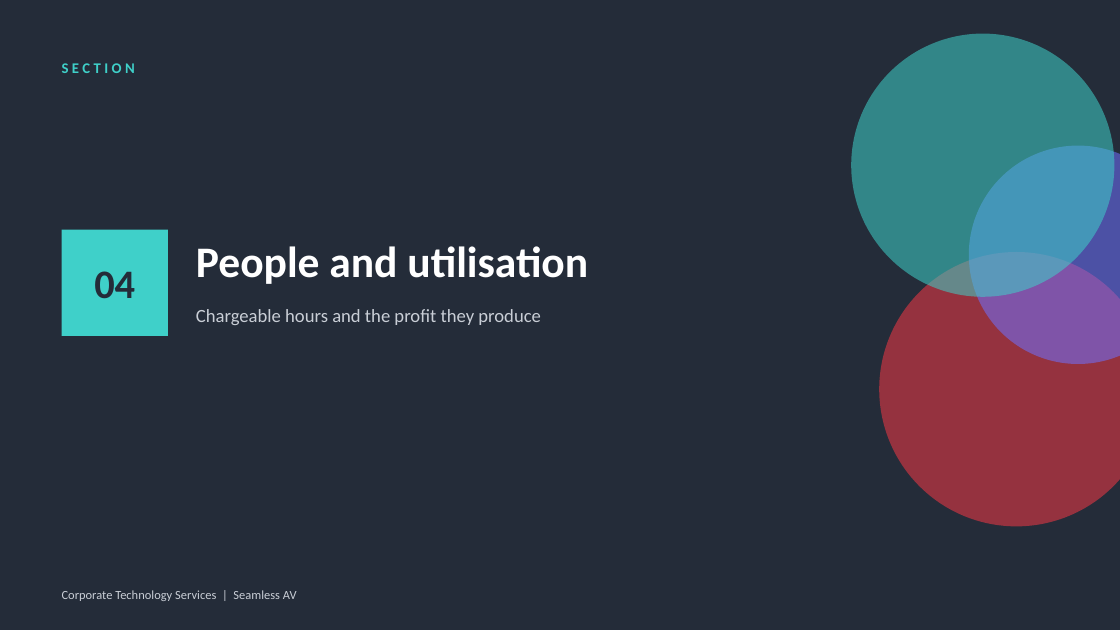
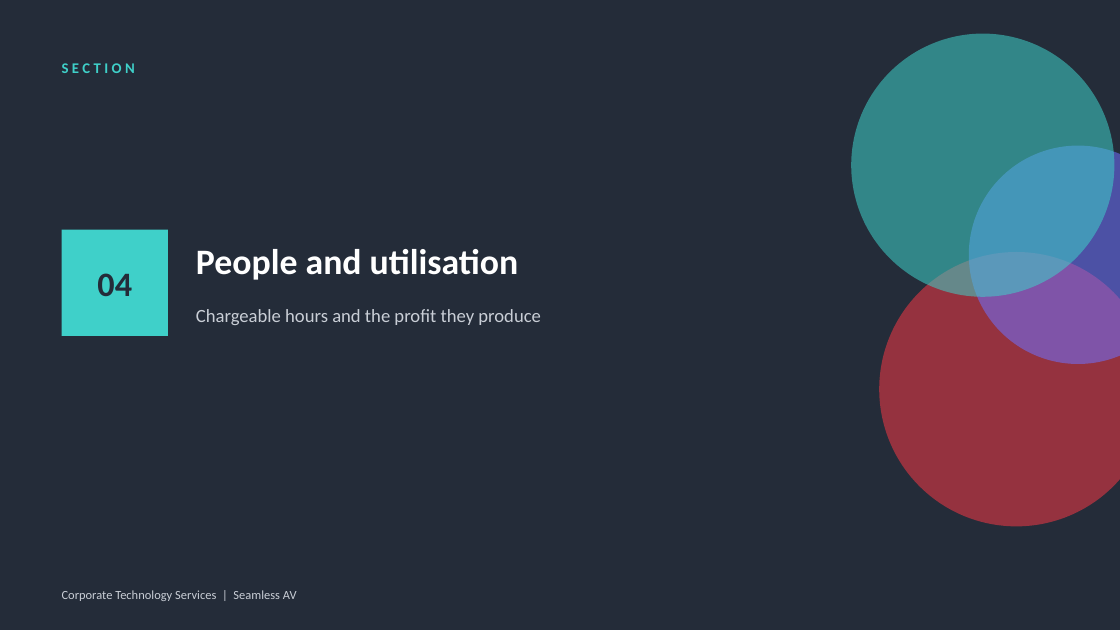
Before and after one commit to WesleyNelson-O33/Claude, a slide deck: slide 24 of deck/CTS Monthly Business Review - 30092026.pptx. Drawn at 1120x630 pixels with LibreOffice and Linux fonts; fonts in the diff are those of the drawing. Boxes give left, top, right and bottom in pixels: in the first picture for what was removed or moved away, otherwise in the second. Text is boxed around its words. In the diff, an @@ line names an element or a change of style, - is before the commit and + after.

```diff
--- a/deck/CTS Monthly Business Review - 30092026.pptx
+++ b/deck/CTS Monthly Business Review - 30092026.pptx
@@ text "04" at box(97, 273, 132, 296): size 26 to 22 pt @@
@@ text "People and utilisation" at box(196, 249, 519, 280): size 28 to 23 pt @@
```
Also in this commit, not shown: 31 other slides changed, 1 other file.
